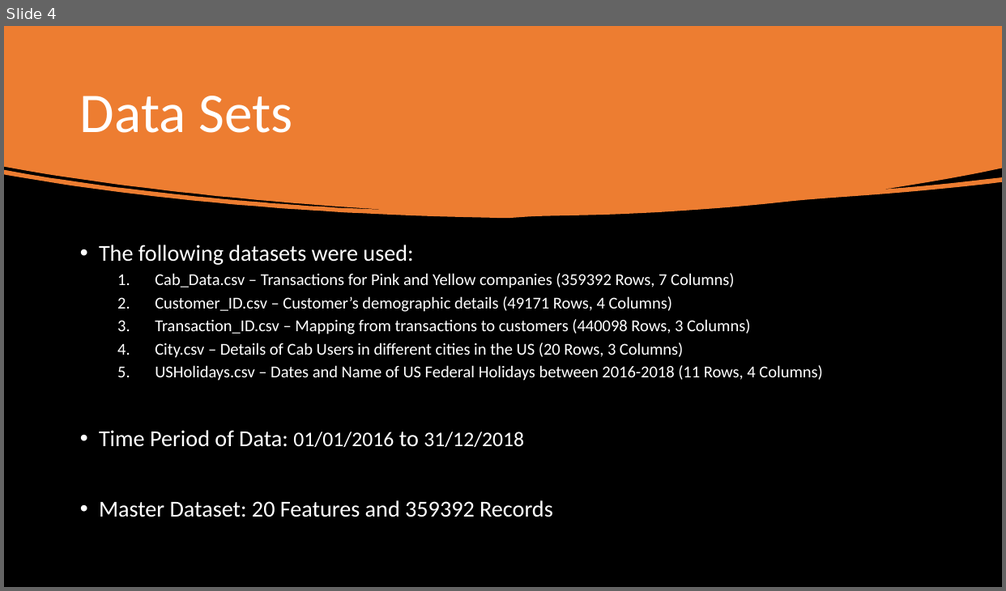
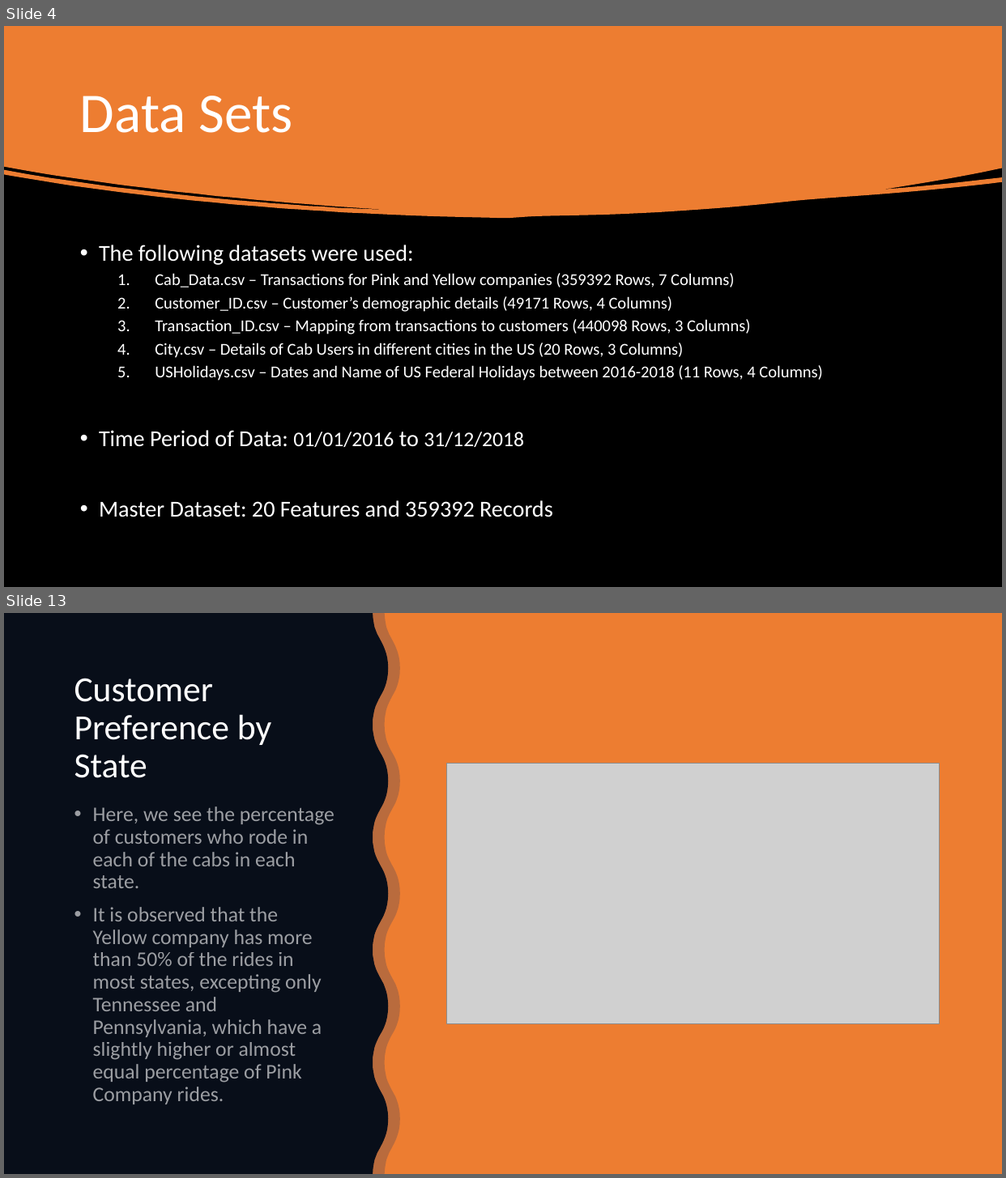
Before and after one commit to udbhavbalaji/G2M-Cab-Investment, a slide deck: G2M-Case Study.pptx. Shown one above the other, each under a label of ours: slide 4 before the commit, slides 4 and 13 after it; the slides between them are not shown. The pictures are 1006x591 and 1006x1178 pixels, drawn with LibreOffice and Linux fonts; fonts in the diff are those of the drawing; grey boxes stand for pictures. Boxes give left, top, right and bottom in pixels: in the first picture for what was removed or moved away, otherwise in the second. Text is boxed around its words. In the diff, an @@ line names an element or a change of style, - is before the commit and + after.

```diff
--- a/G2M-Case Study.pptx
+++ b/G2M-Case Study.pptx
@@ slide 13 added at [4, 613, 1002, 1174], background #ED7D31 @@
@@ freeform shape added at [4, 613, 388, 1174], fill #000000 @@
@@ freeform shape added at [4, 613, 400, 1174], fill #203864 at 25% opacity @@
@@ title added at [74, 678, 271, 778], 34 pt, text #FFFFFF @@
+Customer Preference by State
@@ picture added at [447, 764, 940, 1024] @@
@@ text added at [93, 807, 334, 1105], 20 pt, text #FFFFFF at 60% opacity @@
+• Here, we see the percentage of customers who rode in each of the cabs in each state.
+• It is observed that the Yellow company has more than 50% of the rides in most states, excepting only Tennessee and Pennsylvania, which have a slightly higher or almost equal percentage of Pink Company rides.
```
Also in this commit, not shown: 4 slides changed, 9 other slides added, 1 slide removed, 2 other files.
